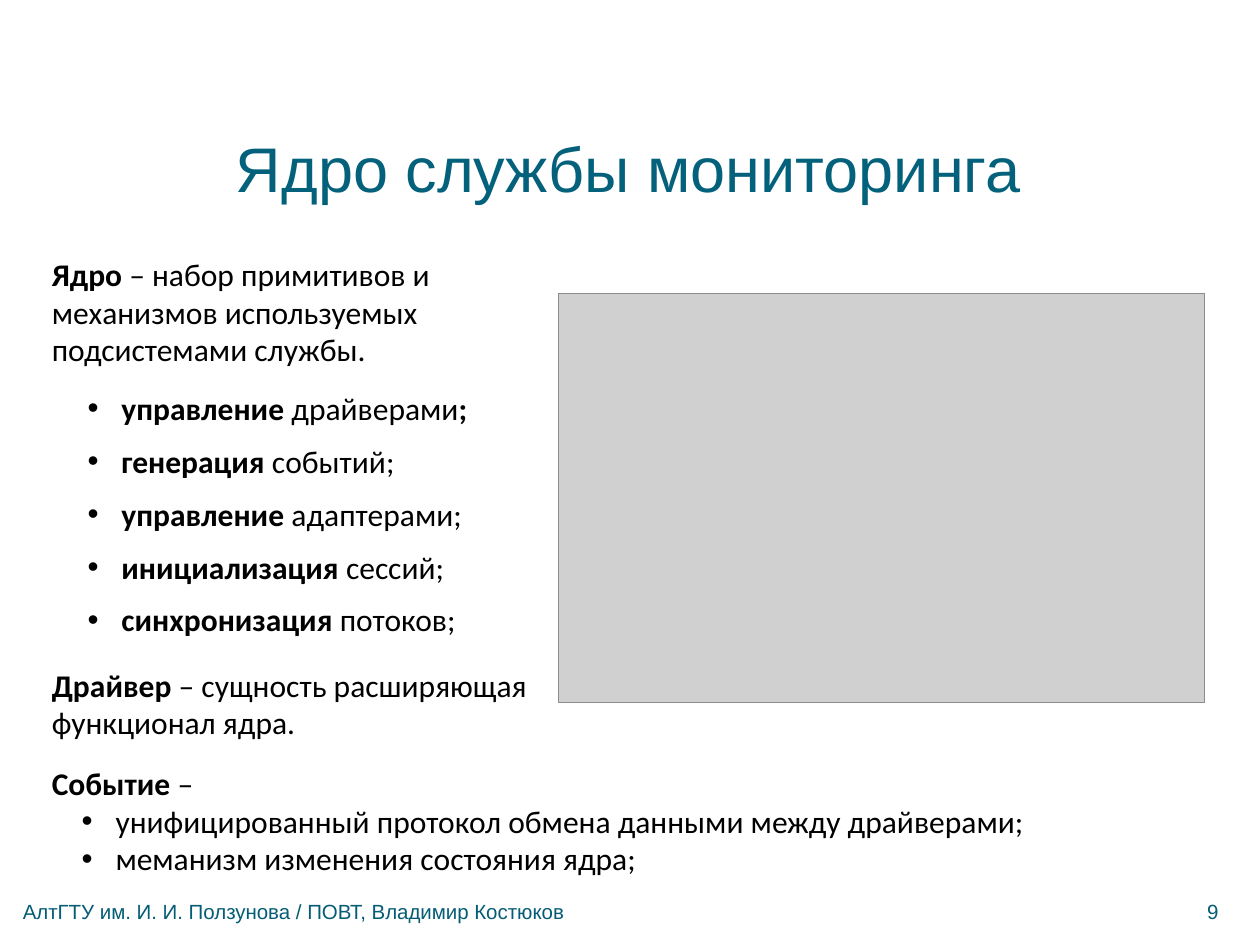
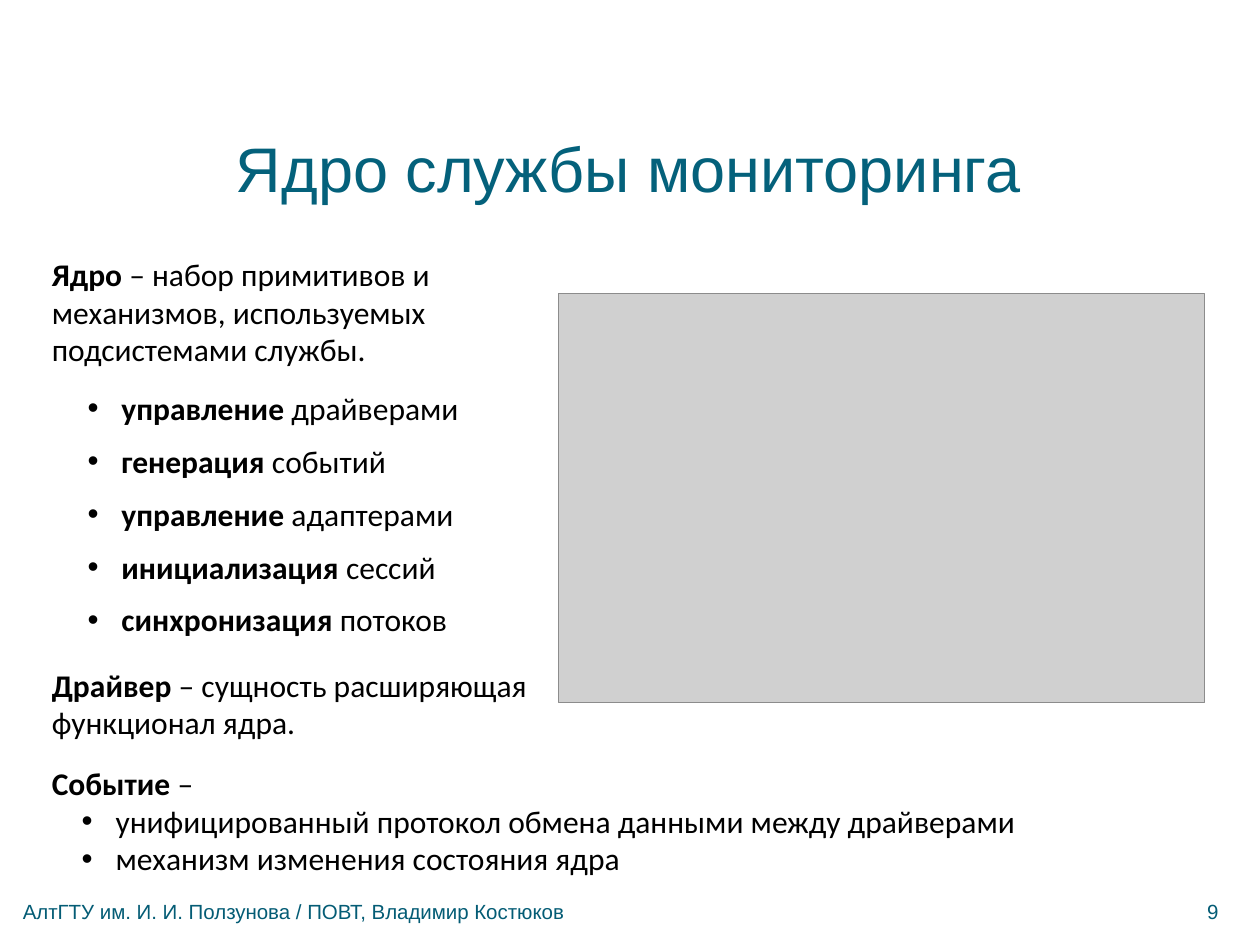
Before and after one commit to bluerain/snoopy, a slide deck: slide 9 of diploma/trunk/ppt/kostyukov.pptx. Drawn at 1260x945 pixels with LibreOffice and Linux fonts; fonts in the diff are those of the drawing; grey boxes stand for pictures; background and template pictures are left out. Boxes give left, top, right and bottom in pixels: in the first picture for what was removed or moved away, otherwise in the second. Text is boxed around its words. In the diff, an @@ line names an element or a change of style, - is before the commit and + after.

```diff
--- a/diploma/trunk/ppt/kostyukov.pptx
+++ b/diploma/trunk/ppt/kostyukov.pptx
@@ text at (52, 264, 430, 367): text changed @@
-Ядро – набор примитивов и механизмов используемых подсистемами службы.
+Ядро – набор примитивов и механизмов, используемых подсистемами службы.
@@ text at (121, 398, 458, 636): text changed @@
-• управление драйверами;
-• генерация событий;
-• управление адаптерами;
-• инициализация сессий;
-• синхронизация потоков;
+• управление драйверами
+• генерация событий
+• управление адаптерами
+• инициализация сессий
+• синхронизация потоков
@@ text at (116, 811, 1015, 876): text changed @@
-  • унифицированный протокол обмена данными между драйверами;
-  • меманизм изменения состояния ядра;
+  • унифицированный протокол обмена данными между драйверами
+  • механизм изменения состояния ядра
```
Also in this commit, not shown: 11 other slides changed.
